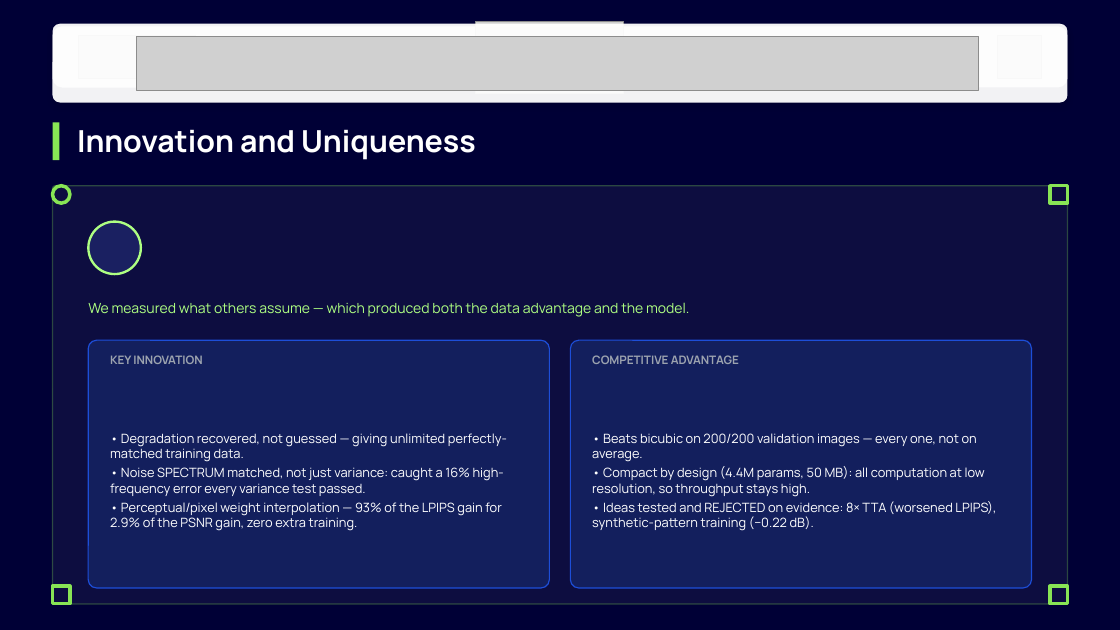
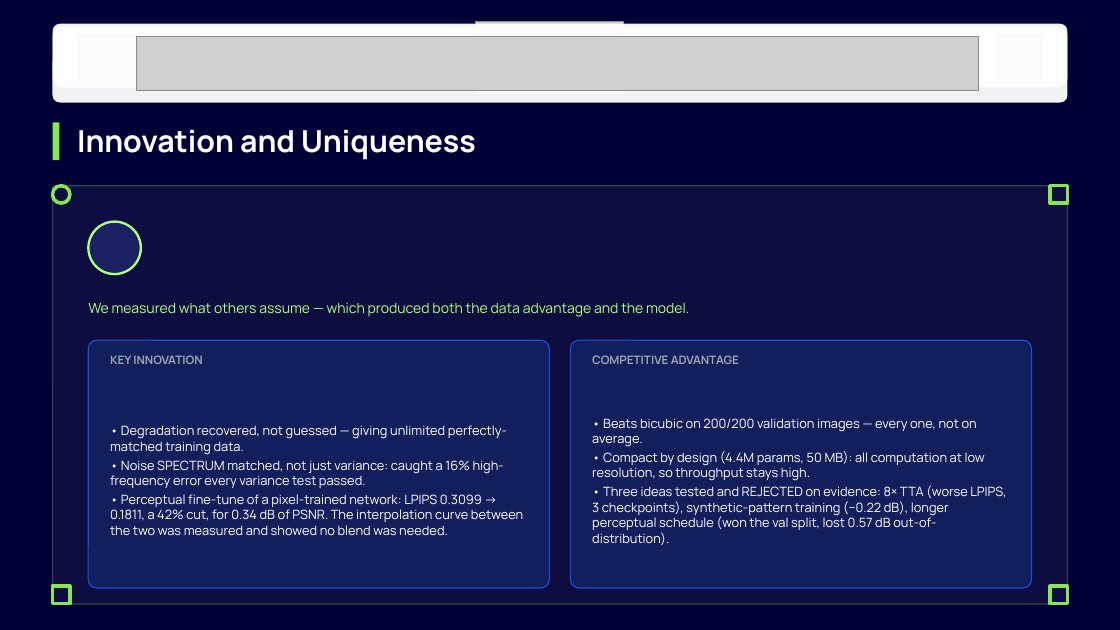
Before and after one commit to bevinj2255/i4c_hackathon, a slide deck: slide 5 of solution_presentation.pptx. Drawn at 1120x630 pixels with LibreOffice and Linux fonts; fonts in the diff are those of the drawing; grey boxes stand for pictures; background and template pictures are left out; a plain dark background stands for a picture behind light text. Boxes give left, top, right and bottom in pixels: in the first picture for what was removed or moved away, otherwise in the second. Text is boxed around its words. In the diff, an @@ line names an element or a change of style, - is before the commit and + after.

```diff
--- a/solution_presentation.pptx
+++ b/solution_presentation.pptx
@@ text at box(110, 494, 523, 535): text changed @@
-• Perceptual/pixel weight interpolation — 93% of the LPIPS gain for 2.9% of the PSNR gain, zero extra training.
+• Perceptual fine-tune of a pixel-trained network: LPIPS 0.3099 → 0.1811, a 42% cut, for 0.34 dB of PSNR. The interpolation curve between the two was measured and showed no blend was needed.
@@ text at box(592, 485, 1006, 545): text changed @@
-• Ideas tested and REJECTED on evidence: 8× TTA (worsened LPIPS), synthetic-pattern training (−0.22 dB).
+• Three ideas tested and REJECTED on evidence: 8× TTA (worse LPIPS, 3 checkpoints), synthetic-pattern training (−0.22 dB), longer perceptual schedule (won the val split, lost 0.57 dB out-of-distribution).
```
Also in this commit, not shown: 2 other slides changed, 2 other files.
